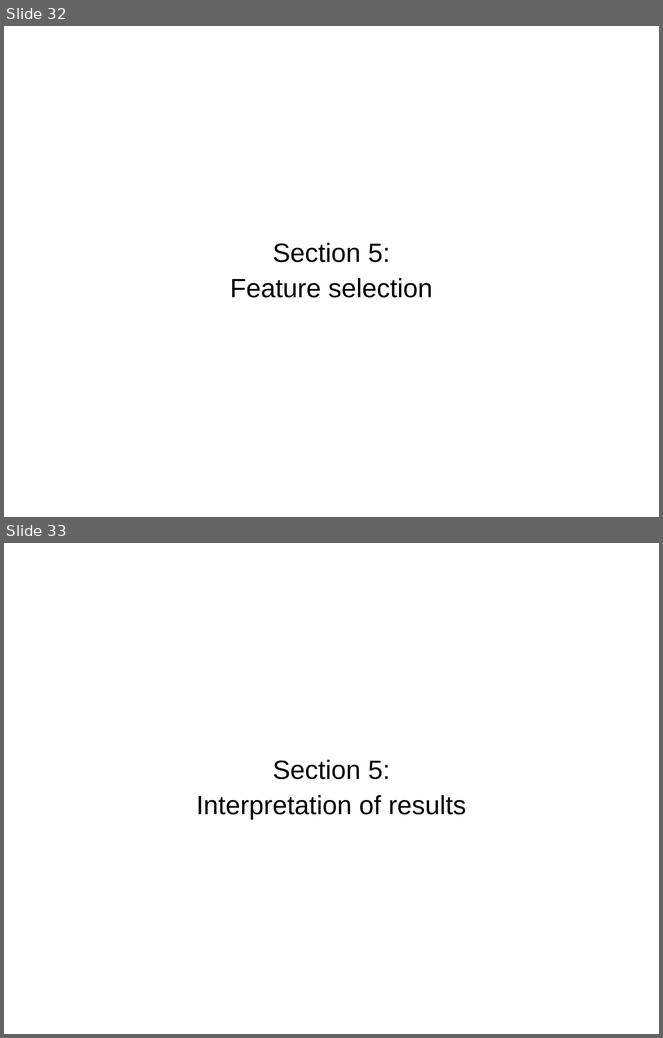
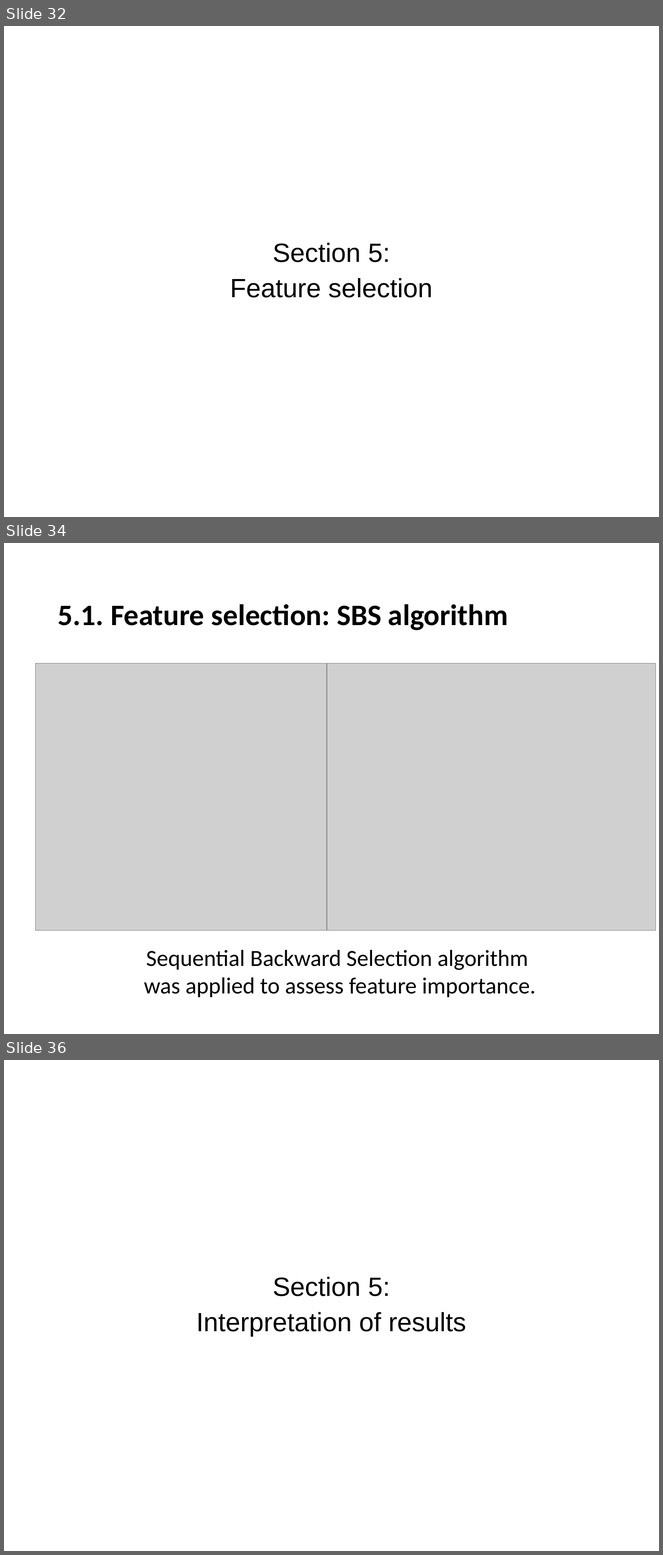
Before and after one commit to stepan-o/thesis, a slide deck: presentations/final_presentation.pptx. Shown one above the other, each under a label of ours: slides 32 and 33 before the commit, slides 32, 34 and 36 after it; the slides between them are not shown. The pictures are 663x1038 and 663x1555 pixels, drawn with LibreOffice and Linux fonts; fonts in the diff are those of the drawing; grey boxes stand for pictures. Boxes give left, top, right and bottom in pixels: in the first picture for what was removed or moved away, otherwise in the second. Text is boxed around its words. In the diff, an @@ line names an element or a change of style, - is before the commit and + after.

```diff
--- a/presentations/final_presentation.pptx
+++ b/presentations/final_presentation.pptx
@@ slide 34 added at (4,543,659,1034), background #FFFFFF @@
@@ text added at (58,604,508,630), 36 pt, text #000000, bold @@
+5.1. Feature selection: SBS algorithm
@@ picture added at (36,663,327,930) @@
@@ picture added at (327,663,656,930) @@
@@ text added at (144,950,536,998), 28 pt, text #000000 @@
+Sequential Backward Selection algorithm
+was applied to assess feature importance.
@@ what was slide 33 is now slide 36 @@
```
Also in this commit, not shown: 4 slides changed, 2 other slides added.
